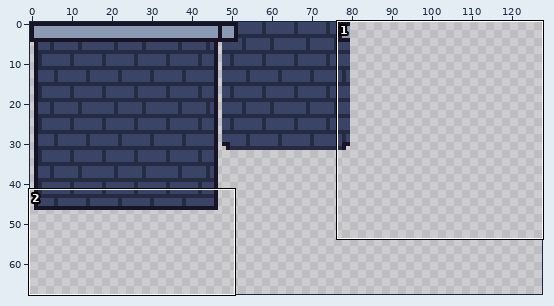
Sprite sheet, stored at Assets/Tileset.png. The picture above shows the old version from afar; the outline marks the close-up.
Close-up. As it was:
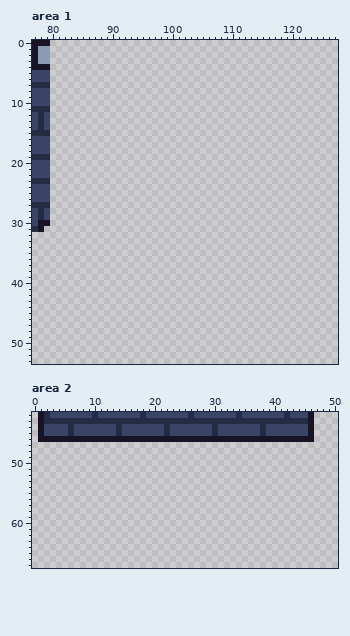
The file is 128x128 pixels. Shown: area 1: x 77..127, y 0..53; area 2: x 0..50, y 42..67. The wide view leaves out empty margins.
After the commit:
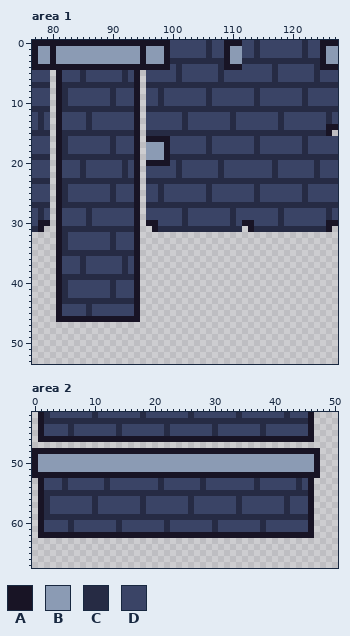
Palette (. is transparent): A #181425  B #8b9bb4  C #262b44  D #3a4466
The exact change:
Changed rows in their new state; - is an unchanged pixel.
Area 1:
first column x 80:
 0 AAAAAAAAAAAAAAAAAAAADDDDDDCDDAAADDCDDDDDDDCDDAAA
 1 ABBBBBBBBBBBBBBABBBADDDDDDCDDABBDDCDDDDDDDCDDABB
 2 ABBBBBBBBBBBBBBABBBADDDDDDCDDABBDDCDDDDDDDCDDABB
 3 ABBBBBBBBBBBBBBABBBACCCCCCCCCABBCCCCCCCCCCCCCABB
 4 AAAAAAAAAAAAAAAAAAAADCDDDDDDCAAADDDDDCDDDDDDCAAA
 5 -ADDDCDDDDDDCDA-DDDDDCDDDDDDCDDDDDDDDCDDDDDDCDDD
 6 -ADDDCDDDDDDCDA-DDDDDCDDDDDDCDDDDDDDDCDDDDDDCDDD
 7 -ACCCCCCCCCCCCA-CCCCCCCCCCCCCCCCCCCCCCCCCCCCCCCC
 8 -ACDDDDDDDCDDDA-DDCDDDDDDDCDDDDDDDCDDDDDDDCDDDDD
 9 -ACDDDDDDDCDDDA-DDCDDDDDDDCDDDDDDDCDDDDDDDCDDDDD
10 -ACDDDDDDDCDDDA-DDCDDDDDDDCDDDDDDDCDDDDDDDCDDDDD
11 -ACCCCCCCCCCCCA-CCCCCCCCCCCCCCCCCCCCCCCCCCCCCCCC
12 -ADDDDCDDDDDDDA-DDDDDDCDDDDDDDCDDDDDDDCDDDDDDDCD
13 -ADDDDCDDDDDDDA-DDDDDDCDDDDDDDCDDDDDDDCDDDDDDDCD
14 -ADDDDCDDDDDDDA-DDDDDDCDDDDDDDCDDDDDDDCDDDDDDDAA
15 -ACCCCCCCCCCCCA-CCCCCCCCCCCCCCCCCCCCCCCCCCCCCCA-
16 -ACDDDDDDDCDDDA-AAAADDDDDDCDDDDDDDCDDDDDDDCDDDDD
17 -ACDDDDDDDCDDDA-BBBADDDDDDCDDDDDDDCDDDDDDDCDDDDD
18 -ACDDDDDDDCDDDA-BBBADDDDDDCDDDDDDDCDDDDDDDCDDDDD
19 -ACCCCCCCCCCCCA-BBBACCCCCCCCCCCCCCCCCCCCCCCCCCCC
20 -ADDDCDDDDDDCDA-AAAADCDDDDDDCDDDDDDDDCDDDDDDCDDD
21 -ADDDCDDDDDDCDA-DDDDDCDDDDDDCDDDDDDDDCDDDDDDCDDD
22 -ADDDCDDDDDDCDA-DDDDDCDDDDDDCDDDDDDDDCDDDDDDCDDD
23 -ACCCCCCCCCCCCA-CCCCCCCCCCCCCCCCCCCCCCCCCCCCCCCC
24 -ACDDDDDDDCDDDA-DDCDDDDDDDCDDDDDDDCDDDDDDDCDDDDD
25 -ACDDDDDDDCDDDA-DDCDDDDDDDCDDDDDDDCDDDDDDDCDDDDD
26 -ACDDDDDDDCDDDA-DDCDDDDDDDCDDDDDDDCDDDDDDDCDDDDD
27 -ACCCCCCCCCCCCA-CCCCCCCCCCCCCCCCCCCCCCCCCCCCCCCC
28 -ADDDDCDDDDDDDA-DDDDDDCDDDDDDDCDDDDDDDCDDDDDDDCD
29 -ADDDDCDDDDDDDA-DDDDDDCDDDDDDDCDDDDDDDCDDDDDDDCD
30 -ADDDDCDDDDDDDA-AADDDDCDDDDDDDCDAADDDDCDDDDDDDAA
31 -ACCCCCCCCCCCCA--ACCCCCCCCCCCCCC-ACCCCCCCCCCCCA-
32 -ACDDDDDDDCDDDA---------------------------------
33 -ACDDDDDDDCDDDA---------------------------------
34 -ACDDDDDDDCDDDA---------------------------------
35 -ACCCCCCCCCCCCA---------------------------------
36 -ADDDCDDDDDDCDA---------------------------------
37 -ADDDCDDDDDDCDA---------------------------------
38 -ADDDCDDDDDDCDA---------------------------------
39 -ACCCCCCCCCCCCA---------------------------------
40 -ACDDDDDDDCDDDA---------------------------------
41 -ACDDDDDDDCDDDA---------------------------------
42 -ACDDDDDDDCDDDA---------------------------------
43 -ACCCCCCCCCCCCA---------------------------------
44 -ADDDDCDDDDDDDA---------------------------------
45 -ADDDDCDDDDDDDA---------------------------------
46 -AAAAAAAAAAAAAA---------------------------------
Area 2:
first column x 0:
48 AAAAAAAAAAAAAAAAAAAAAAAAAAAAAAAAAAAAAAAAAAAAAAAA
49 ABBBBBBBBBBBBBBBBBBBBBBBBBBBBBBBBBBBBBBBBBBBBBBA
50 ABBBBBBBBBBBBBBBBBBBBBBBBBBBBBBBBBBBBBBBBBBBBBBA
51 ABBBBBBBBBBBBBBBBBBBBBBBBBBBBBBBBBBBBBBBBBBBBBBA
52 AAAAAAAAAAAAAAAAAAAAAAAAAAAAAAAAAAAAAAAAAAAAAAAA
53 -ADDDCDDDDDDCDDDDDDDDCDDDDDDCDDDDDDDDCDDDDDDCDA-
54 -ADDDCDDDDDDCDDDDDDDDCDDDDDDCDDDDDDDDCDDDDDDCDA-
55 -ACCCCCCCCCCCCCCCCCCCCCCCCCCCCCCCCCCCCCCCCCCCCA-
56 -ACDDDDDDDCDDDDDDDCDDDDDDDCDDDDDDDCDDDDDDDCDDDA-
57 -ACDDDDDDDCDDDDDDDCDDDDDDDCDDDDDDDCDDDDDDDCDDDA-
58 -ACDDDDDDDCDDDDDDDCDDDDDDDCDDDDDDDCDDDDDDDCDDDA-
59 -ACCCCCCCCCCCCCCCCCCCCCCCCCCCCCCCCCCCCCCCCCCCCA-
60 -ADDDDCDDDDDDDCDDDDDDDCDDDDDDDCDDDDDDDCDDDDDDDA-
61 -ADDDDCDDDDDDDCDDDDDDDCDDDDDDDCDDDDDDDCDDDDDDDA-
62 -AAAAAAAAAAAAAAAAAAAAAAAAAAAAAAAAAAAAAAAAAAAAAA-
